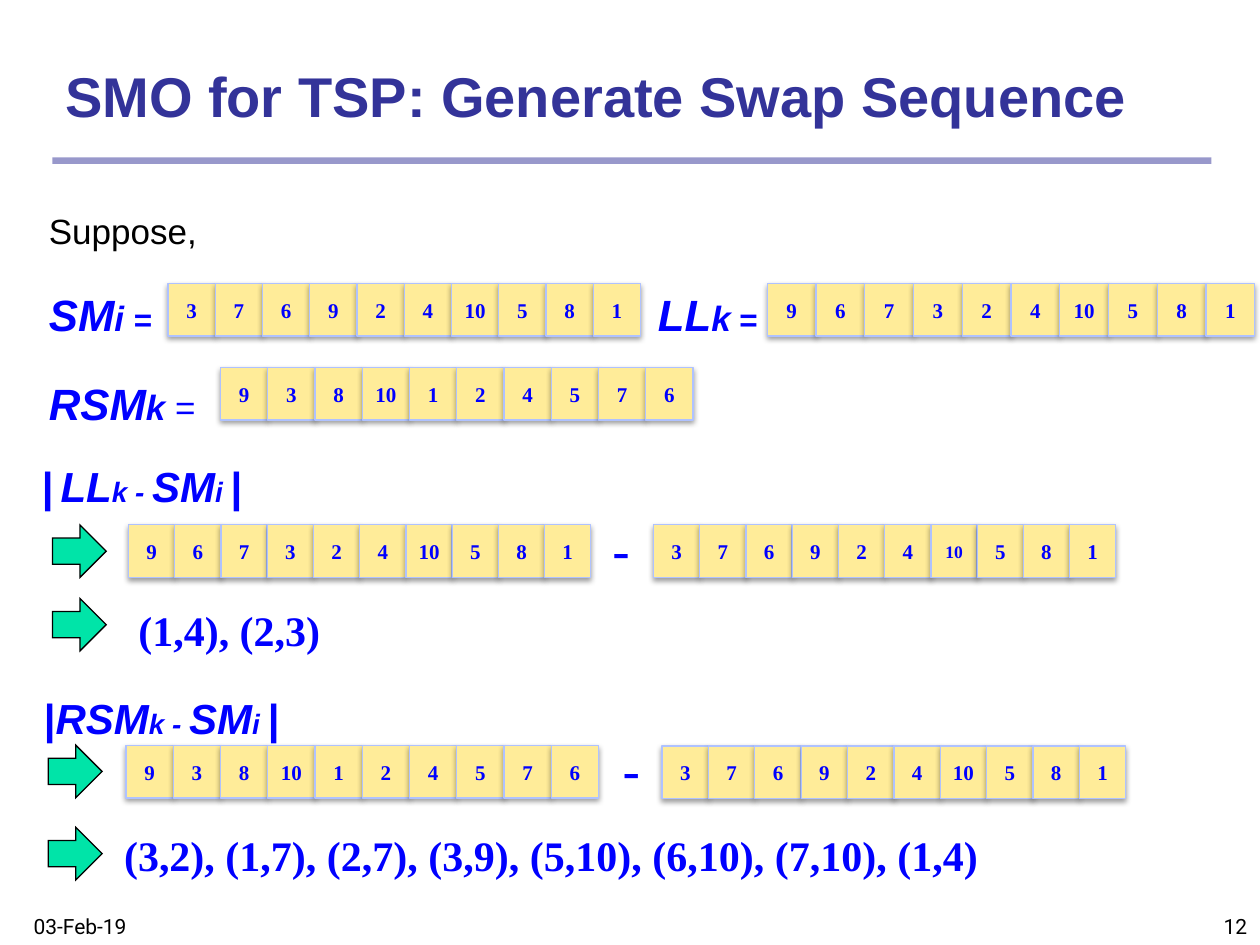
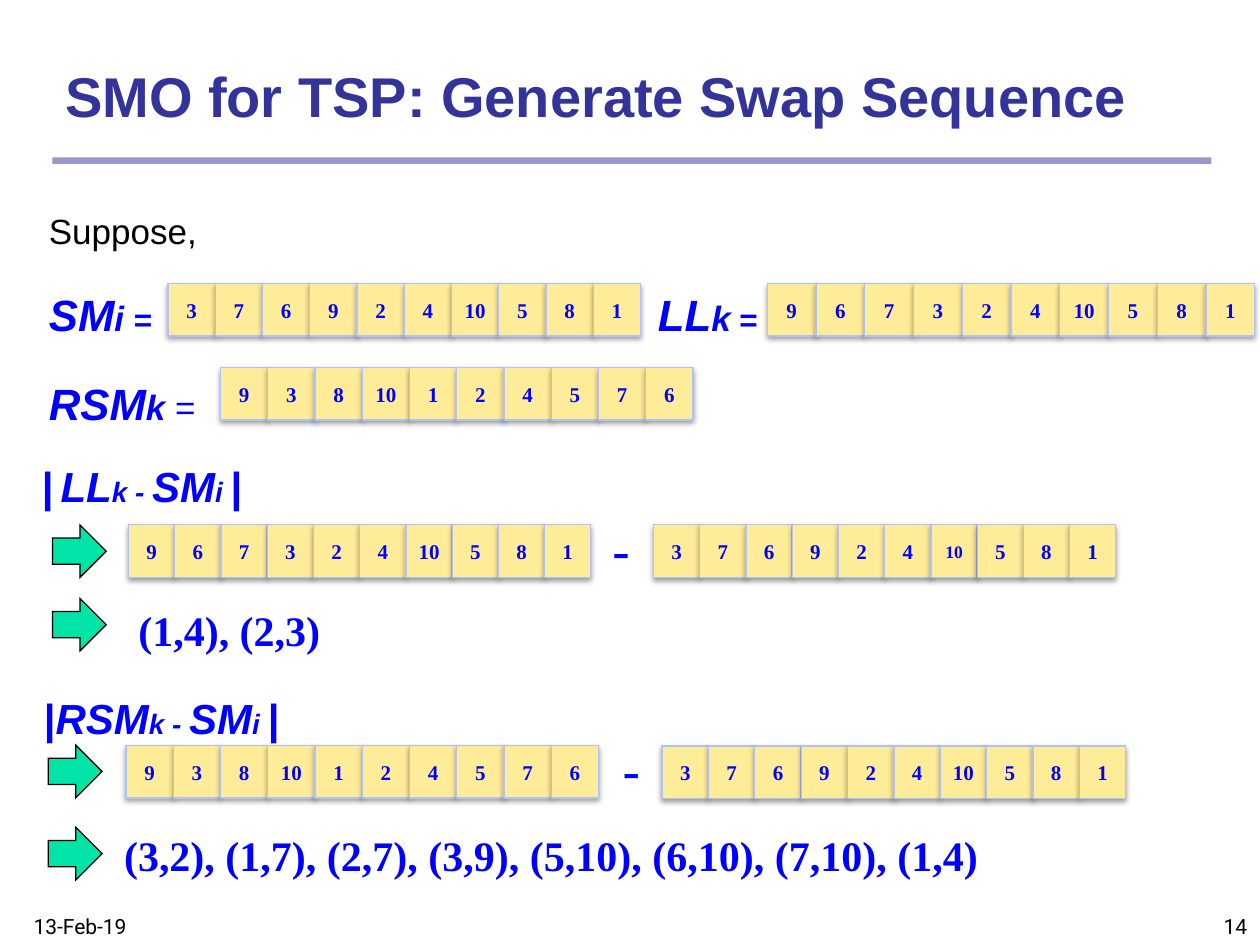
Before and after one commit to SafialIslam302/Thesis---Modified-SMO-to-Solve-TSP, a slide deck: slide 14 of 1407041 - Modified SMO to Solve TSP.pptx (slide 12 before the commit). Drawn at 1260x945 pixels with LibreOffice and Linux fonts; fonts in the diff are those of the drawing. Boxes give left, top, right and bottom in pixels: in the first picture for what was removed or moved away, otherwise in the second. Text is boxed around its words. In the diff, an @@ line names an element or a change of style, - is before the commit and + after.

```diff
--- a/1407041 - Modified SMO to Solve TSP.pptx
+++ b/1407041 - Modified SMO to Solve TSP.pptx
@@ text at (x1=34, y1=918, x2=127, y2=935): text changed @@
-03-Feb-19
+13-Feb-19
@@ page number at (x1=1224, y1=919, x2=1248, y2=934): text changed @@
-12
+14
```
Also in this commit, not shown: 17 other slides changed, 4 slides added, 1 other file.
